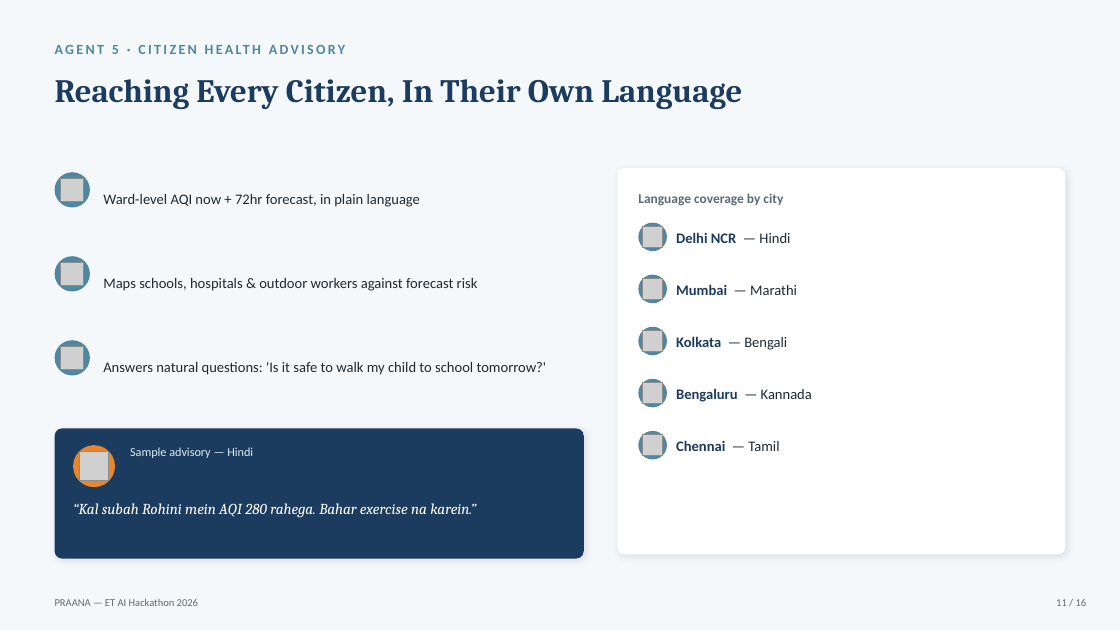
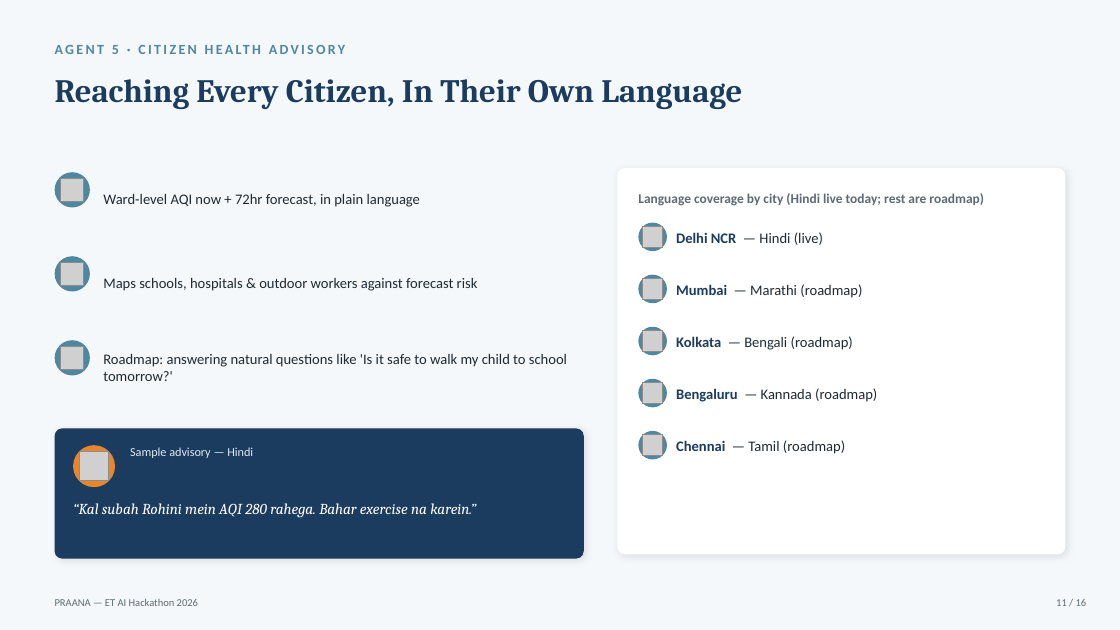
Before and after one commit to Aaditee13/praana-air-quality-intelligence, a slide deck: slide 11 of docs/PRAANA_Pitch_Deck.pptx. Drawn at 1120x630 pixels with LibreOffice and Linux fonts; fonts in the diff are those of the drawing; grey boxes stand for pictures. Boxes give left, top, right and bottom in pixels: in the first picture for what was removed or moved away, otherwise in the second. Text is boxed around its words. In the diff, an @@ line names an element or a change of style, - is before the commit and + after.

```diff
--- a/docs/PRAANA_Pitch_Deck.pptx
+++ b/docs/PRAANA_Pitch_Deck.pptx
@@ text at <box>638,193,984,205</box>: text changed @@
-Language coverage by city
+Language coverage by city (Hindi live today; rest are roadmap)
@@ text at <box>676,232,823,245</box>: text changed; text colour #1B3B5F to #1F2A33; bold off @@
-Delhi NCR — Hindi
+Delhi NCR — Hindi (live)
@@ text at <box>676,284,862,298</box>: text changed @@
-Mumbai — Marathi
+Mumbai — Marathi (roadmap)
@@ text at <box>103,354,567,381</box>: text changed @@
-Answers natural questions: 'Is it safe to walk my child to school tomorrow?'
+Roadmap: answering natural questions like 'Is it safe to walk my child to school tomorrow?'
@@ text at <box>676,336,853,350</box>: text changed @@
-Kolkata — Bengali
+Kolkata — Bengali (roadmap)
@@ text at <box>676,388,877,402</box>: text changed; text colour #1B3B5F to #1F2A33; bold off @@
-Bengaluru — Kannada
+Bengaluru — Kannada (roadmap)
@@ text at <box>676,440,845,454</box>: text changed; text colour #1B3B5F to #1F2A33; bold off @@
-Chennai — Tamil
+Chennai — Tamil (roadmap)
```
Also in this commit, not shown: 6 other slides changed, 3 other files.
